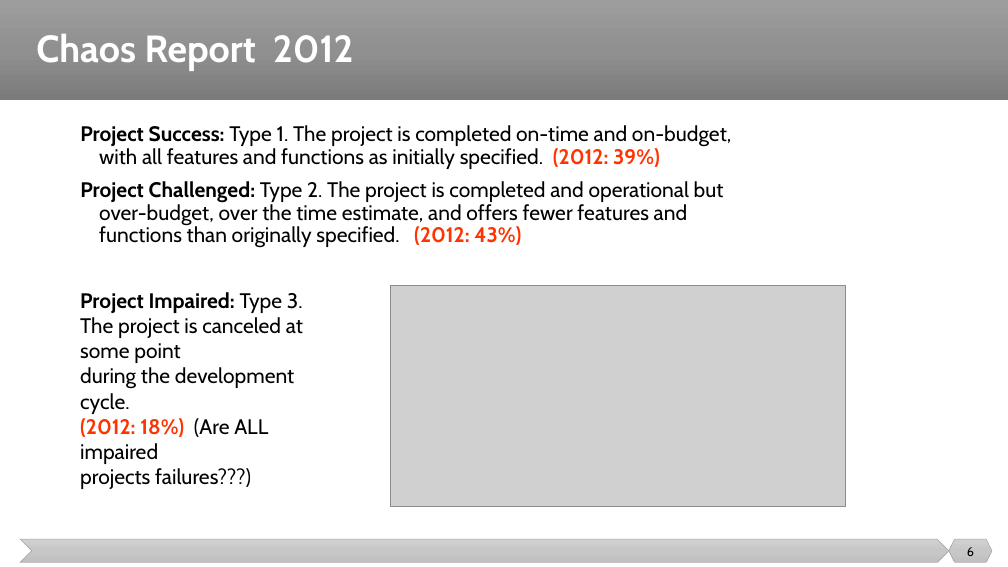
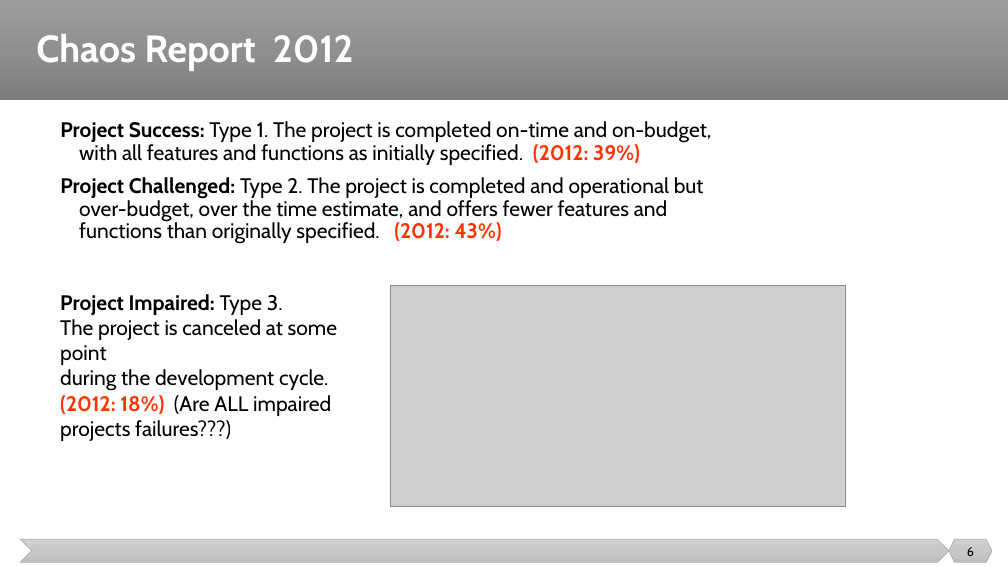
Before and after one commit to malenezi/malenezi, a slide deck: slide 6 of SE401/Lectures/2-Software Quality/Software Quality.pptx. Drawn at 1008x567 pixels with LibreOffice and Linux fonts; fonts in the diff are those of the drawing; grey boxes stand for pictures. Boxes give left, top, right and bottom in pixels: in the first picture for what was removed or moved away, otherwise in the second. Text is boxed around its words. In the diff, an @@ line names an element or a change of style, - is before the commit and + after.

Commit message:
update

```diff
--- a/SE401/Lectures/2-Software Quality/Software Quality.pptx
+++ b/SE401/Lectures/2-Software Quality/Software Quality.pptx
@@ text "Project Success: Type 1. The ..." moved from (x1=80, y1=125, x2=731, y2=248) to (x1=60, y1=121, x2=711, y2=244) @@
@@ text "Project Impaired: Type 3. The ..." rewrapped from (x1=80, y1=292, x2=303, y2=464) to (x1=60, y1=294, x2=337, y2=441) @@
```
Also in this commit, not shown: 5 other slides changed.
